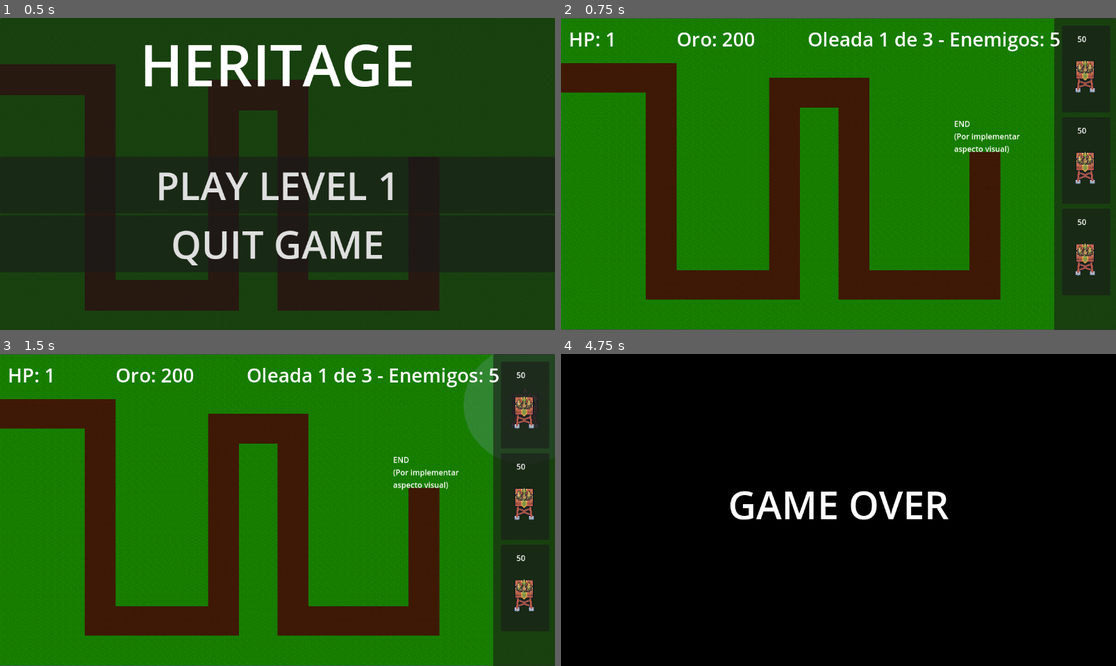
Above: before the commit, frames 1-4 (two rows, left to right).
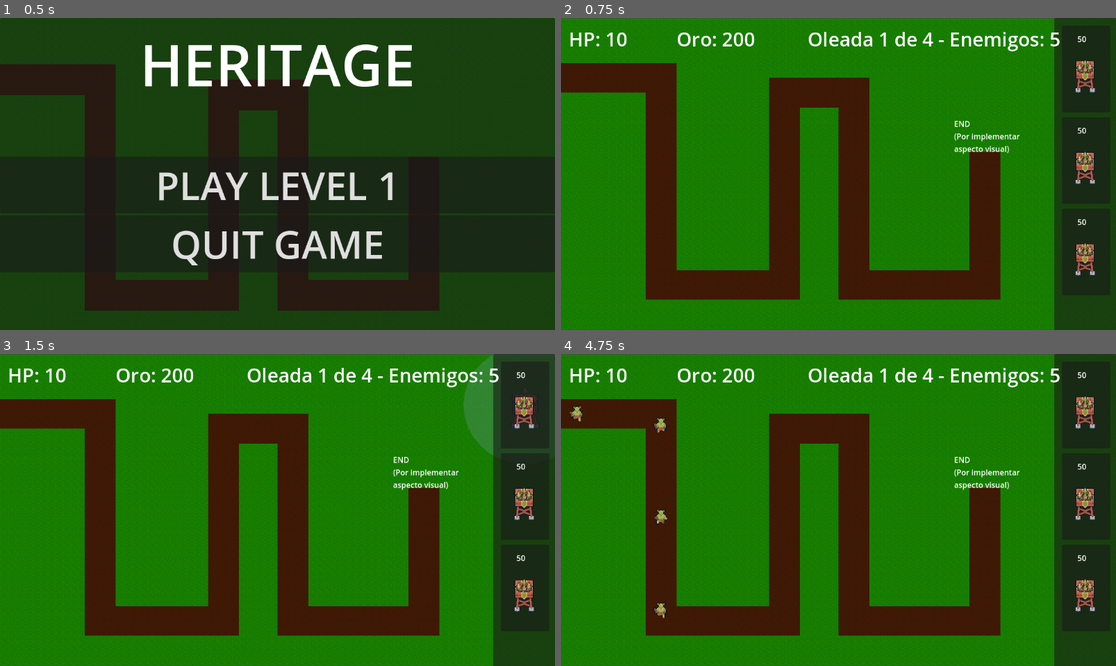
Above: after the commit, the same moments.

Repository: amolinameri/TFG_HERITAGE
Game: Godot game, scene res://mainMenu.tscn
Same seed, same stepped clock (60 frames per second), same inputs: the game is played once before the commit and once after it.
Inputs (mouse positions are in pixels of both pictures, inside the frame that each line leads up to):
- Up to frame 1 (0.5 s): no input
- Up to frame 2 (0.75 s): click "PLAY LEVEL 1" at 0.5 s
- Up to frame 3 (1.5 s): tap Enter at 1.25 s; move the mouse to (527, 403) at 1.27 s; click (527, 403) at 1.42 s
- Up to frame 4 (4.75 s): move the mouse to (1088, 497) at 2.02 s; click (1088, 497) at 2.17 s; move the mouse to (1088, 588) at 2.77 s; click (1088, 588) at 2.92 s; move the mouse to (810, 572) at 3.52 s; click (810, 572) at 3.67 s; move the mouse to (1005, 556) at 4.27 s; click (1005, 556) at 4.42 s

Frame 1 is identical in both runs. In frame 2, 0.1% of the frame differs, in the area x 10-68%, y 4-10%; in frame 3, 0.1%; in frame 4, 100%, in the area x 0-100%, y 0-100%.

Commit message:
PEC 3 - v0.0.1-Alpha

Diff:
--- a/Parameters/gameValues.json
+++ b/Parameters/gameValues.json
@@ -1,12 +1,12 @@
 {
 	"player": {
 		"gold": 200,
-		"playerHealth": 1
+		"playerHealth": 10
 	},
 	"enemies": {
 		"goblin": {
-			"health": 15,
-			"speed": 800,
+			"health": 50,
+			"speed": 200,
 			"damage": 1,
 			"reward": 10
 		},
@@ -22,7 +22,7 @@
 	},
 	"levels": {
 		"level1": {
-			"waves": [5, 8, 12],
+			"waves": [5, 8, 12, 14],
 			"spawnInterval": 1
 		},
 	},
--- a/icon.svg
+++ /dev/null
@@ -1 +0,0 @@
-<svg xmlns="http://www.w3.org/2000/svg" width="128" height="128"><rect width="124" height="124" x="2" y="2" fill="#363d52" stroke="#212532" stroke-width="4" rx="14"/><g fill="#fff" transform="translate(12.322 12.322)scale(.101)"><path d="M105 673v33q407 354 814 0v-33z"/><path fill="#478cbf" d="m105 673 152 14q12 1 15 14l4 67 132 10 8-61q2-11 15-15h162q13 4 15 15l8 61 132-10 4-67q3-13 15-14l152-14V427q30-39 56-81-35-59-83-108-43 20-82 47-40-37-88-64 7-51 8-102-59-28-123-42-26 43-46 89-49-7-98 0-20-46-46-89-64 14-123 42 1 51 8 102-48 27-88 64-39-27-82-47-48 49-83 108 26 42 56 81zm0 33v39c0 276 813 276 814 0v-39l-134 12-5 69q-2 10-14 13l-162 11q-12 0-16-11l-10-65H446l-10 65q-4 11-16 11l-162-11q-12-3-14-13l-5-69z"/><path d="M483 600c0 34 58 34 58 0v-86c0-34-58-34-58 0z"/><circle cx="725" cy="526" r="90"/><circle cx="299" cy="526" r="90"/></g><g fill="#414042" transform="translate(12.322 12.322)scale(.101)"><circle cx="307" cy="532" r="60"/><circle cx="717" cy="532" r="60"/></g></svg>
--- a/pathSpawner.gd
+++ b/pathSpawner.gd
@@ -14,7 +14,7 @@
 var enemiesAlive
 var enemiesRemaining
 
-var isSpawning: bool = false # for know if are enemies spawning or not
+var isSpawning = false # for know if are enemies spawning or not
 # timer of appearances
 @onready var timer: Timer = $Timer
 # ui, the label that shows the data of the wave to the player
Not shown, added: export_presets.cfg
Not shown, removed: icon.svg.import
Not shown, added: EXECUTABLES/Heritage_Linux_Executable/Heritage_Linux.pck
Not shown, added: EXECUTABLES/Heritage_Linux_Executable/Heritage_Linux.sh
Not shown, added: EXECUTABLES/Heritage_Linux_Executable/Heritage_Linux.x86_64
Not shown, added: EXECUTABLES/Heritage_Windows_Executable/Heritage_Windows.console.exe
Not shown, added: EXECUTABLES/Heritage_Windows_Executable/Heritage_Windows.exe
Not shown, added: EXECUTABLES/Heritage_Windows_Executable/Heritage_Windows.pck
